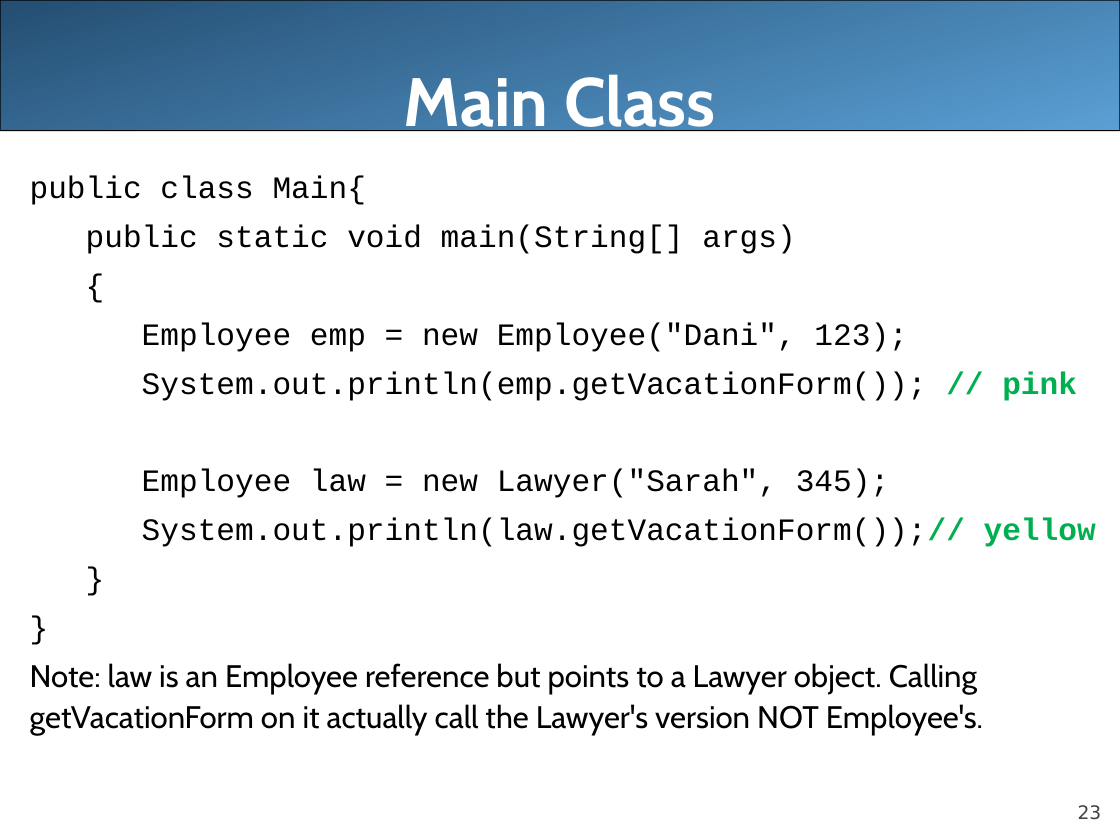
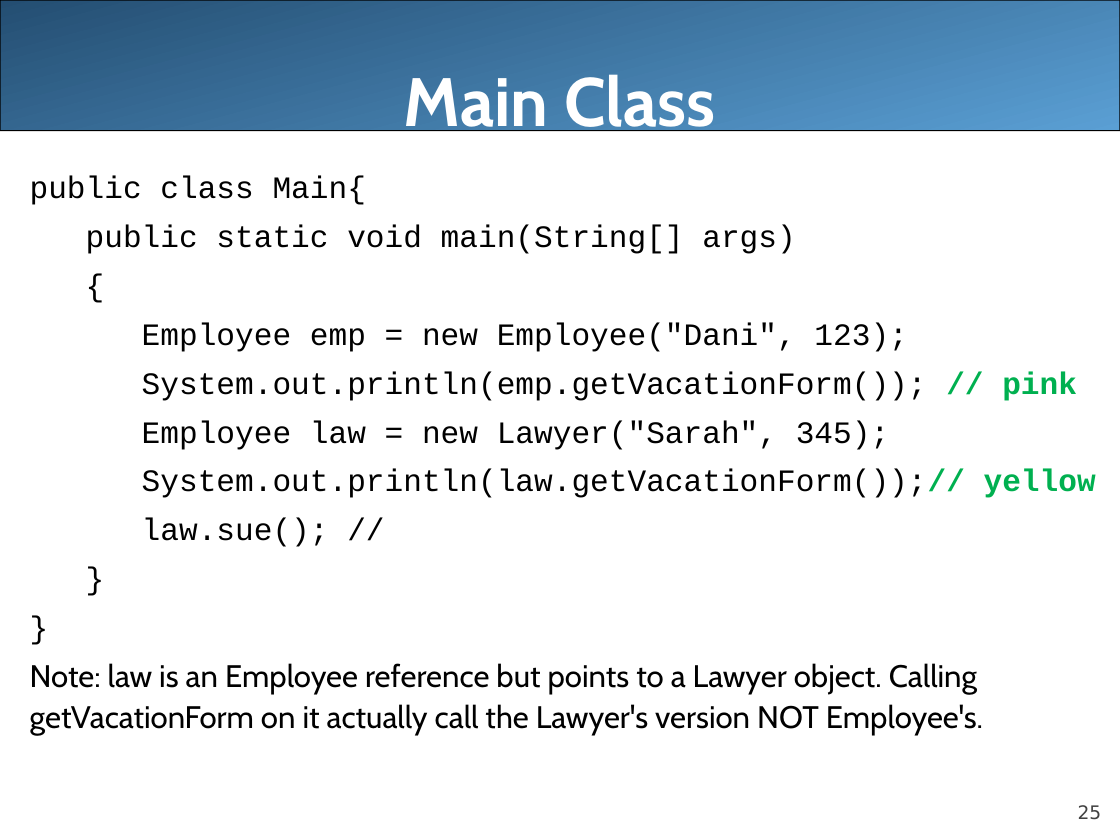
Before and after one commit to LongBaoNguyen/longbaonguyen.github.io, a slide deck: slide 25 of courses/apcsa/lecture21.ppt (slide 23 before the commit). Drawn at 1120x840 pixels with LibreOffice and Linux fonts; fonts in the diff are those of the drawing. Boxes give left, top, right and bottom in pixels: in the first picture for what was removed or moved away, otherwise in the second. Text is boxed around its words. In the diff, an @@ line names an element or a change of style, - is before the commit and + after.

```diff
--- a/courses/apcsa/lecture21.ppt
+++ b/courses/apcsa/lecture21.ppt
@@ text at (142,518,329,547): paragraph added @@
+law.sue(); //
@@ page number at (1078,805,1102,820): text changed @@
-23
+25
```
Also in this commit, not shown: 2 other slides changed, 2 slides added, 2 other files.
